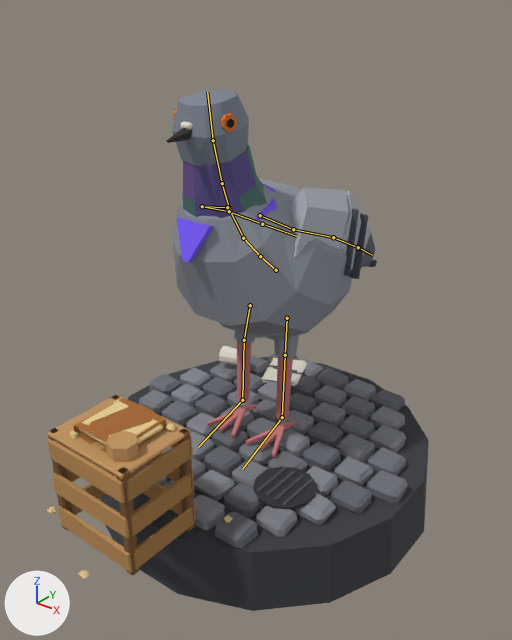
The glTF model web/public/models/pigeon.glb as it was, and as the next commit left it.
Rendered twice from a 50 mm lens placed at (1.56, -2.01, 1.73), pointed at (0.07, -0.15, 0.58). The lights are fixed; the arrows at lower left show +X, +Y and +Z. The older version comes first. The bones that bend it are drawn over the model as lines.

Names of what the first picture shows: 'PigeonBase', 'PigeonBody', 'PigeonProp'.
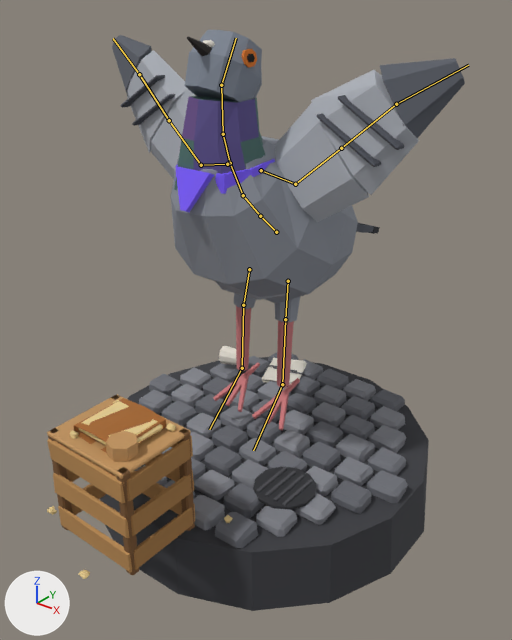
The newer file adds an action. The first version stands in its rest pose; the second is drawn at frame 33 of the action 'cheer'.

Edits to the bpy script that builds the scene:
```text
Change bone_hips:
    where bone_hips = bpy.data.objects['Pigeon'].pose.bones['Hips']
    bone_hips.location: (0.0, 0.0, 0.0) -> (0.0, 0.104, -0.119)
Change bone_spine1:
    where bone_spine1 = bpy.data.objects['Pigeon'].pose.bones['Spine1']  # child of 'Spine'
    bone_spine1.rotation_quaternion: (1.0, 0.0, 0.0, 0.0) -> (1.0, -0.026, 0.0, 0.0)  # degrees (0, 0, 0) -> degrees (-3, 0, 0)
Change bone_neck:
    where bone_neck = bpy.data.objects['Pigeon'].pose.bones['Neck']  # child of 'Spine2'
    bone_neck.rotation_quaternion: (1.0, 0.0, 0.0, 0.0) -> (0.996, -0.087, 0.0, 0.0)  # degrees (0, 0, 0) -> degrees (-10, 0, 0)
Change bone_head:
    where bone_head = bpy.data.objects['Pigeon'].pose.bones['Head']  # child of 'Neck'
    bone_head.rotation_quaternion: (1.0, 0.0, 0.0, 0.0) -> (0.979, -0.206, 0.0, 0.0)  # degrees (0, 0, 0) -> degrees (-24, 0, 0)
Change bone_arml:
    where bone_arml = bpy.data.objects['Pigeon'].pose.bones['ArmL']  # child of 'ShoulderL'
    bone_arml.rotation_quaternion: (1.0, 0.0, 0.0, 0.0) -> (0.675, 0.398, -0.079, -0.616)  # degrees (0, 0, 0) -> degrees (43, 23, -76)
Change bone_forearml:
    where bone_forearml = bpy.data.objects['Pigeon'].pose.bones['ForeArmL']  # child of 'ArmL'
    bone_forearml.rotation_quaternion: (1.0, 0.0, 0.0, 0.0) -> (0.994, 0.061, 0.0, -0.094)  # degrees (0, 0, 0) -> degrees (7, 1, -11)
Change bone_handl:
    where bone_handl = bpy.data.objects['Pigeon'].pose.bones['HandL']  # child of 'ForeArmL'
    bone_handl.rotation_quaternion: (1.0, 0.0, 0.0, 0.0) -> (0.997, -0.08, 0.0, -0.004)  # degrees (0, 0, 0) -> degrees (-9, 0, 0)
Change bone_armr:
    where bone_armr = bpy.data.objects['Pigeon'].pose.bones['ArmR']  # child of 'ShoulderR'
    bone_armr.rotation_quaternion: (1.0, 0.0, 0.0, 0.0) -> (0.675, 0.398, 0.079, 0.616)  # degrees (0, 0, 0) -> degrees (43, -23, 76)
Change bone_forearmr:
    where bone_forearmr = bpy.data.objects['Pigeon'].pose.bones['ForeArmR']  # child of 'ArmR'
    bone_forearmr.rotation_quaternion: (1.0, 0.0, 0.0, 0.0) -> (0.994, 0.061, 0.0, 0.094)  # degrees (0, 0, 0) -> degrees (7, -1, 11)
Change bone_handr:
    where bone_handr = bpy.data.objects['Pigeon'].pose.bones['HandR']  # child of 'ForeArmR'
    bone_handr.rotation_quaternion: (1.0, 0.0, 0.0, 0.0) -> (0.997, -0.08, 0.0, 0.004)  # degrees (0, 0, 0) -> degrees (-9, 0, 0)
Change bone_footl:
    where bone_footl = bpy.data.objects['Pigeon'].pose.bones['FootL']  # child of 'LegL'
    bone_footl.rotation_quaternion: (1.0, 0.0, 0.0, 0.0) -> (0.975, 0.217, 0.007, 0.042)  # degrees (0, 0, 0) -> degrees (25, 0, 5)
Change bone_footr:
    where bone_footr = bpy.data.objects['Pigeon'].pose.bones['FootR']  # child of 'LegR'
    bone_footr.rotation_quaternion: (1.0, 0.0, 0.0, 0.0) -> (0.975, 0.217, -0.007, -0.042)  # degrees (0, 0, 0) -> degrees (25, 0, -5)
```

Location of each change, [x1, y1, x2, y2] in pixels of the pictures (512 x 640 px):
'PigeonBody', posed (68% wider, 9% taller)
    before: [167, 90, 377, 457]
    after: [112, 30, 465, 430]
bone 'Hips', root to tip
    before: (276, 270) to (260, 256)
    after: (276, 232) to (260, 216)
bone 'Spine1', root to tip
    before: (243, 238) to (229, 209)
    after: (243, 195) to (230, 163)
bone 'Neck', root to tip
    before: (222, 183) to (213, 140)
    after: (223, 134) to (221, 85)
bone 'Head', root to tip
    before: (213, 140) to (207, 92)
    after: (221, 85) to (236, 38)
bone 'ArmL', root to tip
    before: (293, 229) to (333, 237)
    after: (295, 184) to (341, 148)
bone 'ForeArmL', root to tip
    before: (333, 237) to (358, 247)
    after: (341, 148) to (396, 104)
bone 'HandL', root to tip
    before: (358, 247) to (372, 255)
    after: (396, 104) to (468, 65)
bone 'ArmR', root to tip
    before: (202, 206) to (229, 211)
    after: (201, 165) to (169, 120)
bone 'ForeArmR', root to tip
    before: (229, 211) to (262, 224)
    after: (169, 120) to (139, 74)
bone 'HandR', root to tip
    before: (262, 224) to (296, 236)
    after: (139, 74) to (113, 38)
bone 'FootL', root to tip
    before: (282, 417) to (242, 469)
    after: (282, 384) to (253, 450)
bone 'FootR', root to tip
    before: (242, 400) to (198, 447)
    after: (242, 368) to (209, 429)
